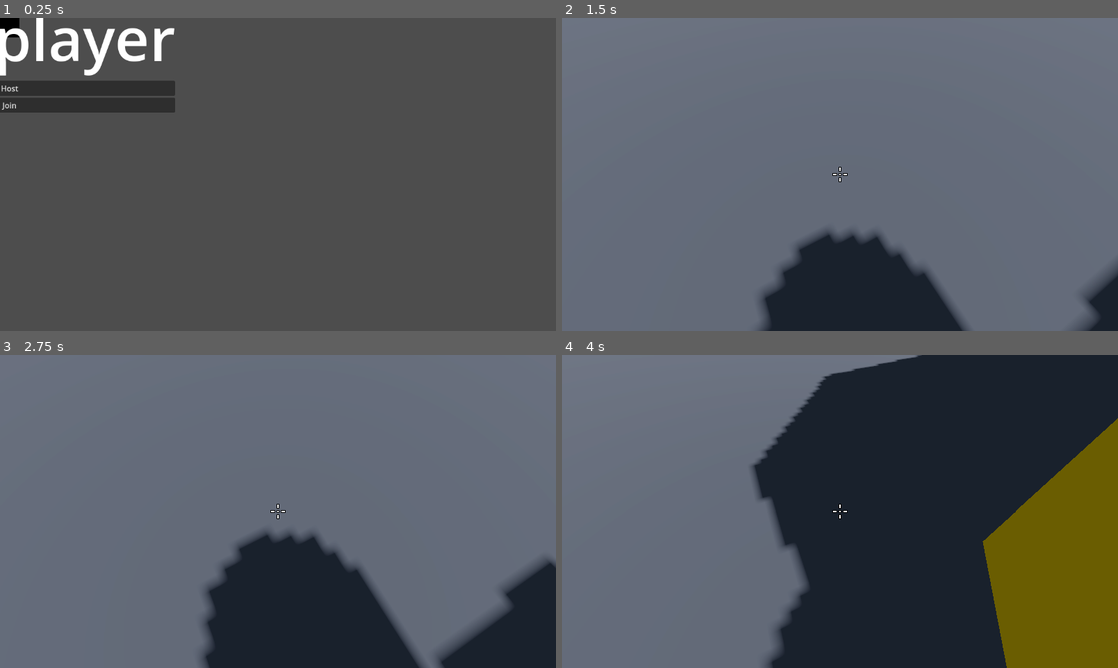
Above: before the commit, frames 1-4 (two rows, left to right).
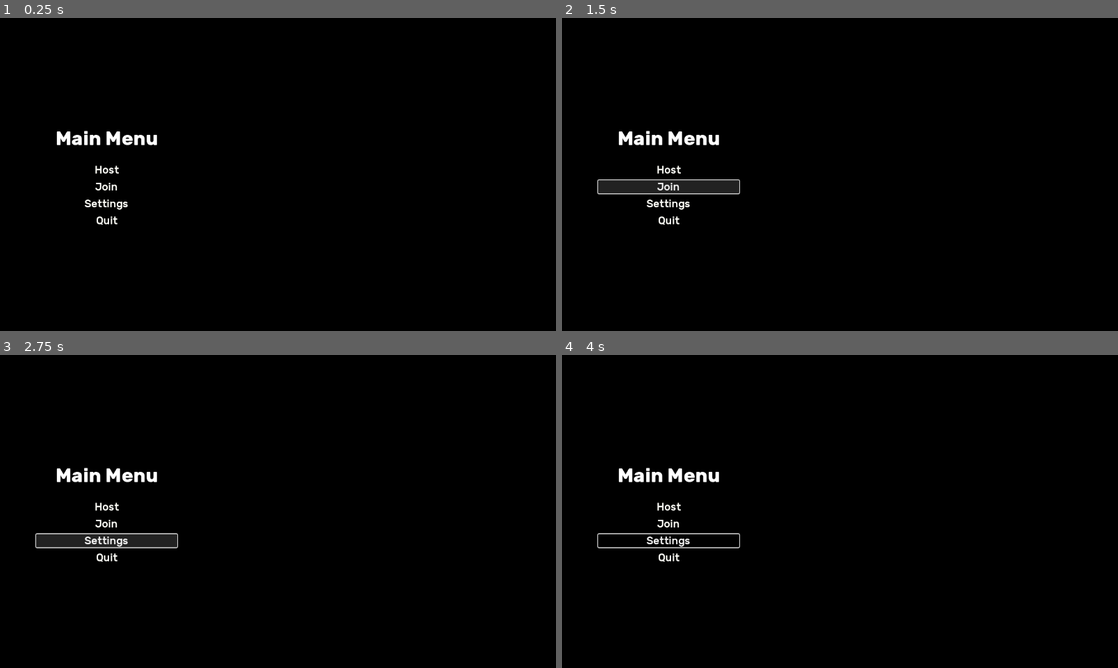
Above: after the commit, the same moments.

Repository: LevZupancic/LockdownTogether
Game: Godot game, scene res://common/managers/GameManager/Game.tscn
Same seed, same stepped clock (60 frames per second), same inputs: the game is played once before the commit and once after it.
Inputs (mouse positions are in pixels of both pictures, inside the frame that each line leads up to):
- Up to frame 1 (0.25 s): no input
- Up to frame 2 (1.5 s): click "Host" at 0.5 s; click (667, 187) at 1.25 s, where only the run after the commit has a clickable "Join"
- Up to frame 3 (2.75 s): click (105, 539) at 2 s, where only the run after the commit has a clickable "Settings"
- Up to frame 4 (4 s): move the mouse to (867, 511) at 2.77 s; press the mouse at (867, 511) at 2.78 s; hold W (move_forward) from 2.78 s (still down); move the mouse to (812, 511) at 3.52 s; release the mouse at (812, 511) at 3.53 s; tap Mouse wheel up (scroll_next) at 3.6 s

The runs differ from the first frame. In frame 1, 100% of the frame differs, in the area x 0-100%, y 0-100%; in frame 2, 100%; in frame 3, 100%; in frame 4, 100%.

Commit message:
Scene manager updates and main menu

Diff:
--- a/common/managers/GameManager/Game.tscn
+++ b/common/managers/GameManager/Game.tscn
@@ -1,31 +1,24 @@
-[gd_scene load_steps=4 format=3 uid="uid://b68t2yvkn51bt"]
+[gd_scene load_steps=2 format=3 uid="uid://b68t2yvkn51bt"]
 
 [ext_resource type="Script" uid="uid://bpa6d4y2ts0ys" path="res://common/managers/GameManager/game.gd" id="1_jqv3d"]
-[ext_resource type="PackedScene" uid="uid://7dysslmcrhv0" path="res://levels/SandBox.tscn" id="2_jqv3d"]
-[ext_resource type="PackedScene" uid="uid://cq1j32uwespx0" path="res://common/managers/UI/MultiplayerUI.tscn" id="3_g81jm"]
 
 [node name="Game" type="Node"]
 script = ExtResource("1_jqv3d")
 
 [node name="World3D" type="Node3D" parent="."]
-
-[node name="SandBox" parent="World3D" instance=ExtResource("2_jqv3d")]
+unique_name_in_owner = true
 
 [node name="World2D" type="Node2D" parent="."]
+unique_name_in_owner = true
 
 [node name="UI" type="Control" parent="."]
+unique_name_in_owner = true
 layout_mode = 3
-anchors_preset = 0
-offset_right = 40.0
-offset_bottom = 40.0
-
-[node name="MultiplayerUi" parent="UI" instance=ExtResource("3_g81jm")]
-unique_name_in_owner = true
-layout_mode = 1
 anchors_preset = 15
-offset_top = 0.0
-offset_right = 0.0
-offset_bottom = 0.0
+anchor_right = 1.0
+anchor_bottom = 1.0
+grow_horizontal = 2
+grow_vertical = 2
 
 [node name="MultiplayerSpawner" type="MultiplayerSpawner" parent="."]
 _spawnable_scenes = PackedStringArray("uid://buw71tpnt0squ")
--- a/common/managers/GameManager/game.gd
+++ b/common/managers/GameManager/game.gd
@@ -1,10 +1,11 @@
 extends Node
 
 const PLAYER: PackedScene = preload("res://Entities/Player/player.tscn")
-@onready var multiplayer_ui: Control = %MultiplayerUi
+@onready var ui: Control = %UI
 
 func _ready() -> void:
-	multiplayer_ui.instantiate_player.connect(add_player)
+	Scene_Manager.ui = ui
+	Signal_Manager.emit_change_ui_scene(Common_Type.scene_dict["Main menu"])
 
 func add_player(pid: int) -> void:
 	var player = PLAYER.instantiate()
--- a/common/managers/SceneManager/scene_manager.gd
+++ b/common/managers/SceneManager/scene_manager.gd
@@ -8,6 +8,10 @@
 var current_3d_scene: Node3D
 var current_2d_scene: Node2D
 var current_ui_scene: Control
+
+func _ready() -> void:
+	Signal_Manager.change_ui_scene.connect(change_ui_scene)
+	Signal_Manager.quit_game.connect(quit_game)
 
 func change_ui_scene(new_scene: String, action: Common_Type.SceneAction) -> void:
 	# handle current scene
@@ -23,3 +27,6 @@
 		var new = load(new_scene).instantiate()
 		ui.add_child(new)
 		current_ui_scene = new
+
+func quit_game() -> void:
+	get_tree().quit()
--- a/common/managers/UI/MainMenu.tscn
+++ b/common/managers/UI/MainMenu.tscn
@@ -1,5 +1,6 @@
-[gd_scene load_steps=5 format=3 uid="uid://dlodk2ha8m6g8"]
+[gd_scene load_steps=6 format=3 uid="uid://dlodk2ha8m6g8"]
 
+[ext_resource type="Script" uid="uid://iqfbtjxh8iua" path="res://common/managers/UI/main_menu.gd" id="1_icn14"]
 [ext_resource type="Shader" uid="uid://bruvbiqia6hb5" path="res://Entities/Player/game_over_menu.tres" id="1_umfo5"]
 [ext_resource type="Theme" uid="uid://bqd8kq5mas0oj" path="res://common/managers/UI/resources/MainMenuTheme.tres" id="2_umfo5"]
 
@@ -15,6 +16,7 @@
 anchor_bottom = 1.0
 grow_horizontal = 2
 grow_vertical = 2
+script = ExtResource("1_icn14")
 
 [node name="BackgroundBlur" type="TextureRect" parent="."]
 material = SubResource("ShaderMaterial_icn14")
@@ -31,6 +33,7 @@
 anchors_preset = -1
 anchor_right = 0.282
 anchor_bottom = 1.0
+offset_left = 50.0
 offset_top = 100.0
 offset_right = -0.22399902
 offset_bottom = -100.0
@@ -69,3 +72,8 @@
 layout_mode = 2
 text = "Quit
 "
+
+[connection signal="pressed" from="CenterContainer/PanelContainer/VBoxContainer/hostButton" to="." method="_on_host_button_pressed"]
+[connection signal="pressed" from="CenterContainer/PanelContainer/VBoxContainer/joinButton" to="." method="_on_join_button_pressed"]
+[connection signal="pressed" from="CenterContainer/PanelContainer/VBoxContainer/settingsButton" to="." method="_on_settings_button_pressed"]
+[connection signal="pressed" from="CenterContainer/PanelContainer/VBoxContainer/quitButton" to="." method="_on_quit_button_pressed"]
--- /dev/null
+++ b/common/managers/UI/main_menu.gd
@@ -0,0 +1,19 @@
+class_name MainMenu
+extends Control
+
+
+## Buttons
+func _on_host_button_pressed() -> void:
+	pass # Replace with function body.
+
+
+func _on_join_button_pressed() -> void:
+	pass # Replace with function body.
+
+
+func _on_settings_button_pressed() -> void:
+	pass # Replace with function body.
+
+
+func _on_quit_button_pressed() -> void:
+	Signal_Manager.emit_quit_game()
--- a/common/managers/Utils/common_type.gd
+++ b/common/managers/Utils/common_type.gd
@@ -13,3 +13,9 @@
 	STOP,
 	DELETE,
 }
+
+
+## Scenes
+var scene_dict = {
+	"Main menu": "res://common/managers/UI/MainMenu.tscn",
+}
--- a/common/managers/Utils/signal_manager.gd
+++ b/common/managers/Utils/signal_manager.gd
@@ -1,12 +1,25 @@
 class_name SignalManager
 extends Node
 
+## Common helpers
+const SceneAction = Common_Type.SceneAction
+
 ## Signals
+signal game_state_changed(gameState: Common_Type.GameState)
+signal change_ui_scene(scene: String, action: SceneAction)
+signal quit_game()
 
-#
-signal game_state_changed(gameState: Common_Type.GameState)
+
 
 
 ## Emit functions
 func emit_game_state_changed(gameState: Common_Type.GameState) -> void:
 	game_state_changed.emit(gameState)
+
+
+func emit_change_ui_scene(scene: String, action: SceneAction = SceneAction.DELETE) -> void:
+	change_ui_scene.emit(scene, action)
+
+
+func emit_quit_game() -> void:
+	quit_game.emit()
Not shown, added: common/managers/UI/main_menu.gd.uid
